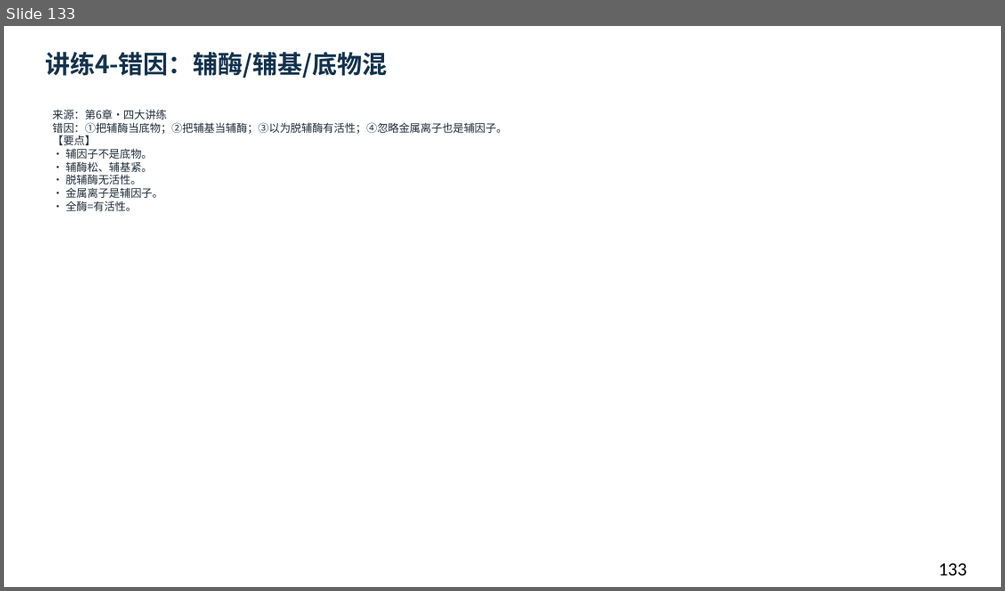
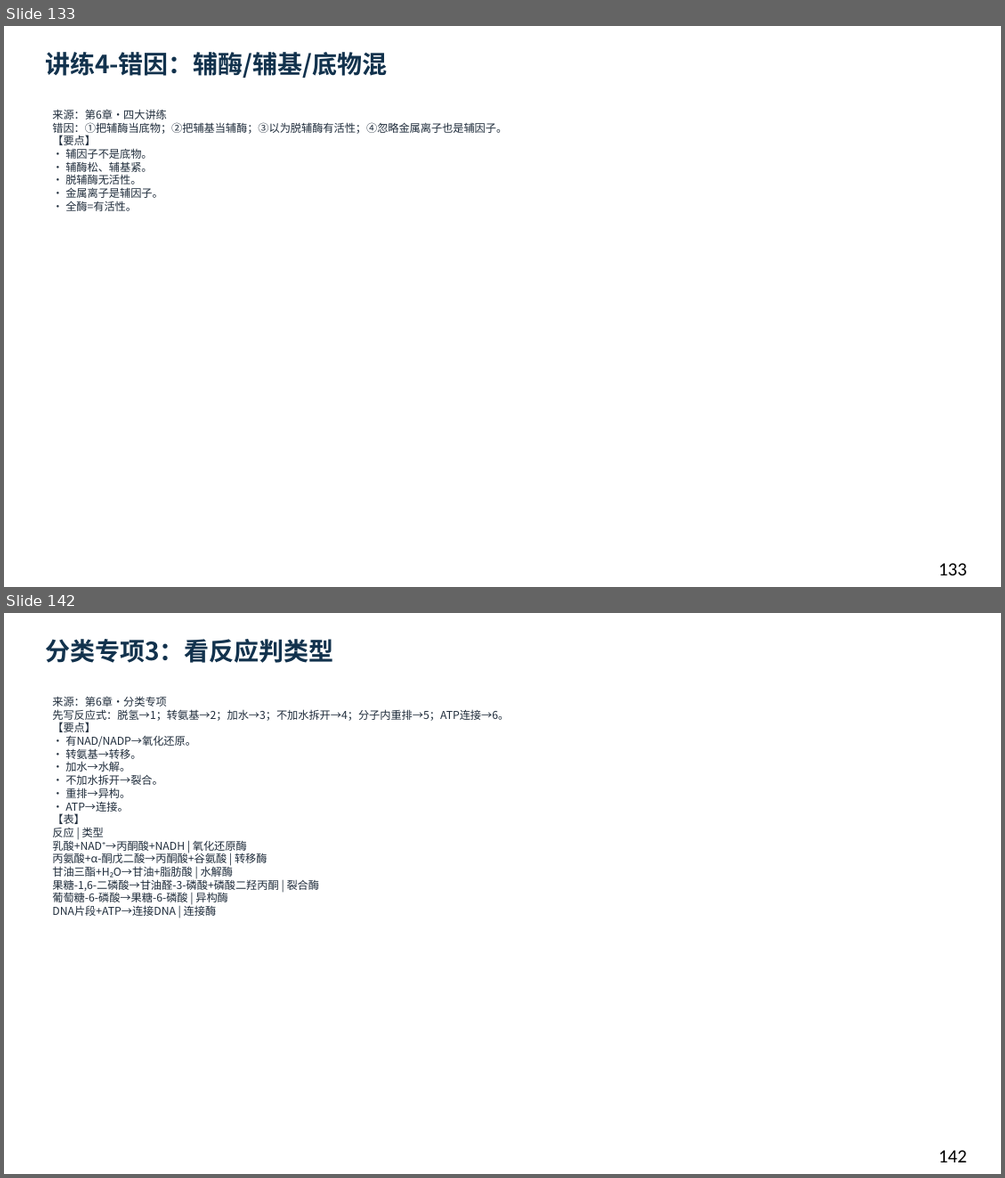
Before and after one commit to newkan-li/Biochemistry, a slide deck: downloads/bc06-ai-style.pptx. Shown one above the other, each under a label of ours: slide 133 before the commit, slides 133 and 142 after it; the slides between them are not shown. The pictures are 1005x591 and 1005x1178 pixels, drawn with LibreOffice and Linux fonts; fonts in the diff are those of the drawing. Boxes give left, top, right and bottom in pixels: in the first picture for what was removed or moved away, otherwise in the second. Text is boxed around its words. In the diff, an @@ line names an element or a change of style, - is before the commit and + after.

Commit message:
bc06加计算专项6页+分类专项6页(EC编号)+网页题55;下载146页;版本20261112bm

```diff
--- a/downloads/bc06-ai-style.pptx
+++ b/downloads/bc06-ai-style.pptx
@@ slide 142 added at <box>4,613,1001,1174</box>, background #FFFFFF @@
@@ text added at <box>45,639,334,663</box>, 24 pt, text #12324D, bold @@
+分类专项3：看反应判类型
@@ text added at <box>52,696,509,916</box>, 10.5 pt, text #202D3C @@
+来源：第6章·分类专项
+先写反应式：脱氢→1；转氨基→2；加水→3；不加水拆开→4；分子内重排→5；ATP连接→6。
+【要点】
+• 有NAD/NADP→氧化还原。
+• 转氨基→转移。
+• 加水→水解。
+• 不加水拆开→裂合。
+• 重排→异构。
+• ATP→连接。
+【表】
+反应 | 类型
+乳酸+NAD⁺→丙酮酸+NADH | 氧化还原酶
+丙氨酸+α-酮戊二酸→丙酮酸+谷氨酸 | 转移酶
+甘油三酯+H₂O→甘油+脂肪酸 | 水解酶
+果糖-1,6-二磷酸→甘油醛-3-磷酸+磷酸二羟丙酮 | 裂合酶
+葡萄糖-6-磷酸→果糖-6-磷酸 | 异构酶
+DNA片段+ATP→连接DNA | 连接酶
@@ text added at <box>938,1150,967,1162</box>, 18 pt, text #000000 @@
+142
```
Also in this commit, not shown: 1 slide changed, 11 other slides added, 6 other files.
